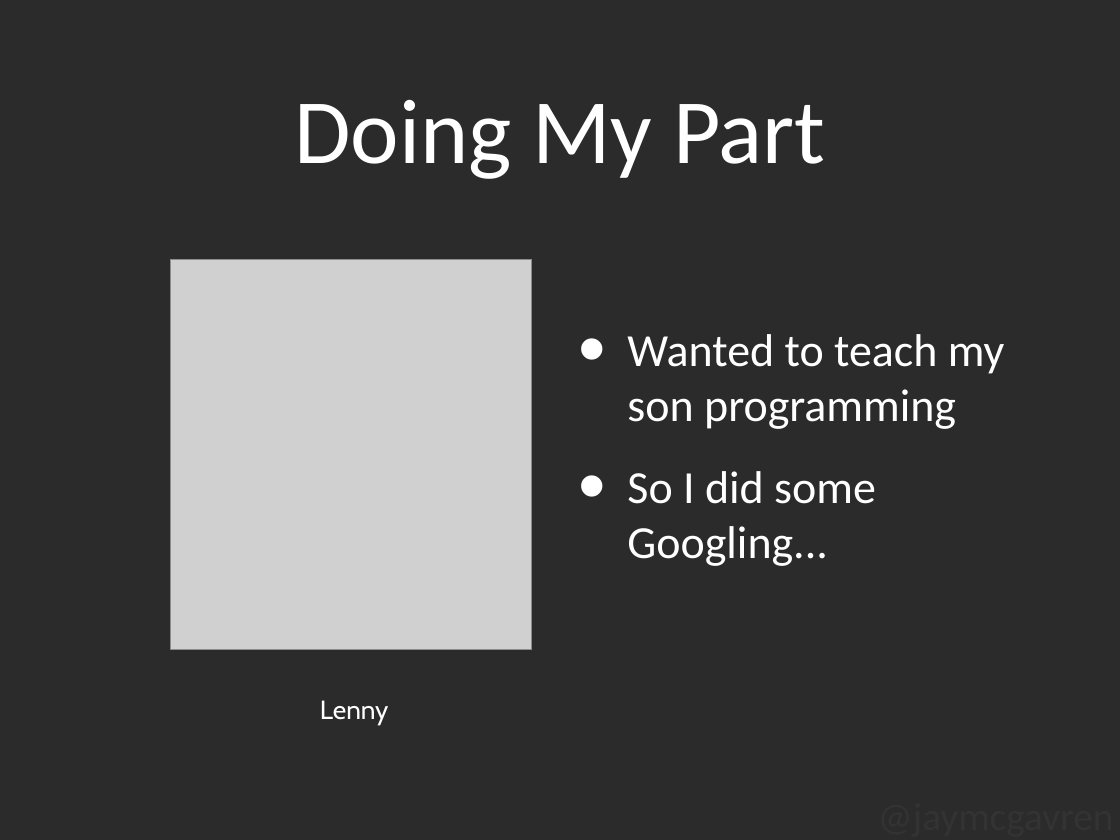
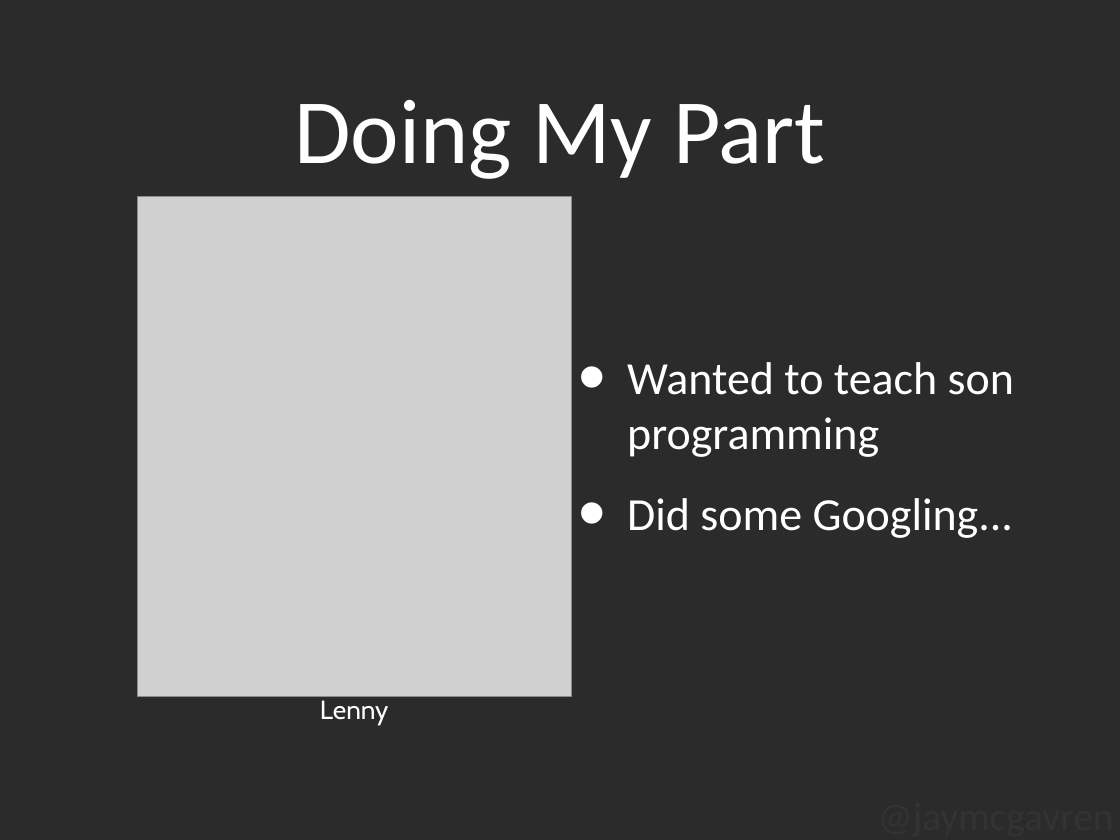
Before and after one commit to jaymcgavren/presentations, a slide deck: slide 3 of ignite_scratch/Ignite_Scratch.ppt (slide 2 before the commit). Drawn at 1120x840 pixels with LibreOffice and Linux fonts; fonts in the diff are those of the drawing; grey boxes stand for pictures; background and template pictures are left out; a plain dark background stands for a picture behind light text. Boxes give left, top, right and bottom in pixels: in the first picture for what was removed or moved away, otherwise in the second. Text is boxed around its words. In the diff, an @@ line names an element or a change of style, - is before the commit and + after.

```diff
--- a/ignite_scratch/Ignite_Scratch.ppt
+++ b/ignite_scratch/Ignite_Scratch.ppt
@@ picture: place and size @@
-picture at [171, 259, 532, 650]
+picture at [138, 197, 571, 697]
@@ text at [627, 362, 1014, 538]: text changed @@
-• Wanted to teach my son programming
-• So I did some Googling...
+• Wanted to teach son programming
+• Did some Googling...
```
Also in this commit, not shown: 5 other slides changed, 8 slides added, 8 slides removed.
